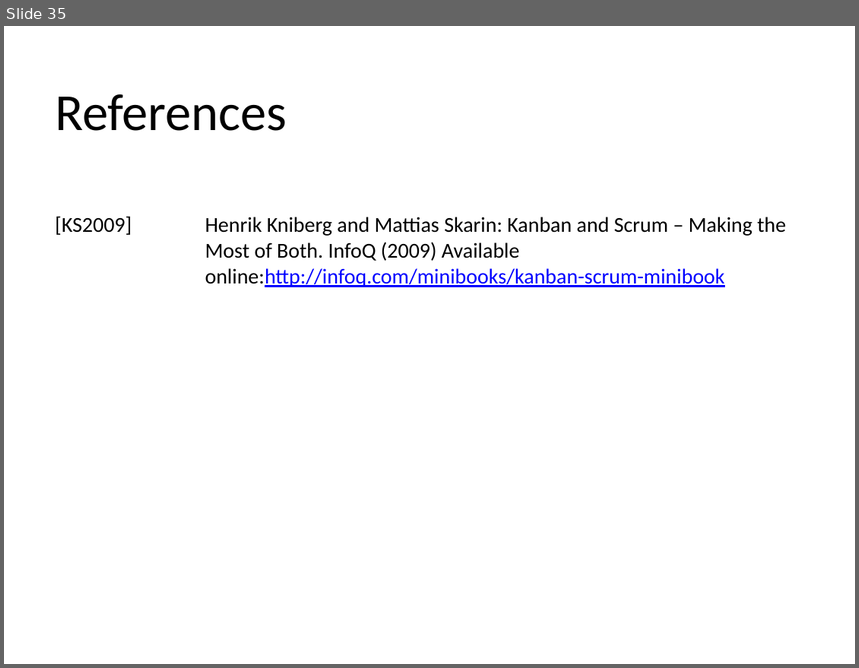
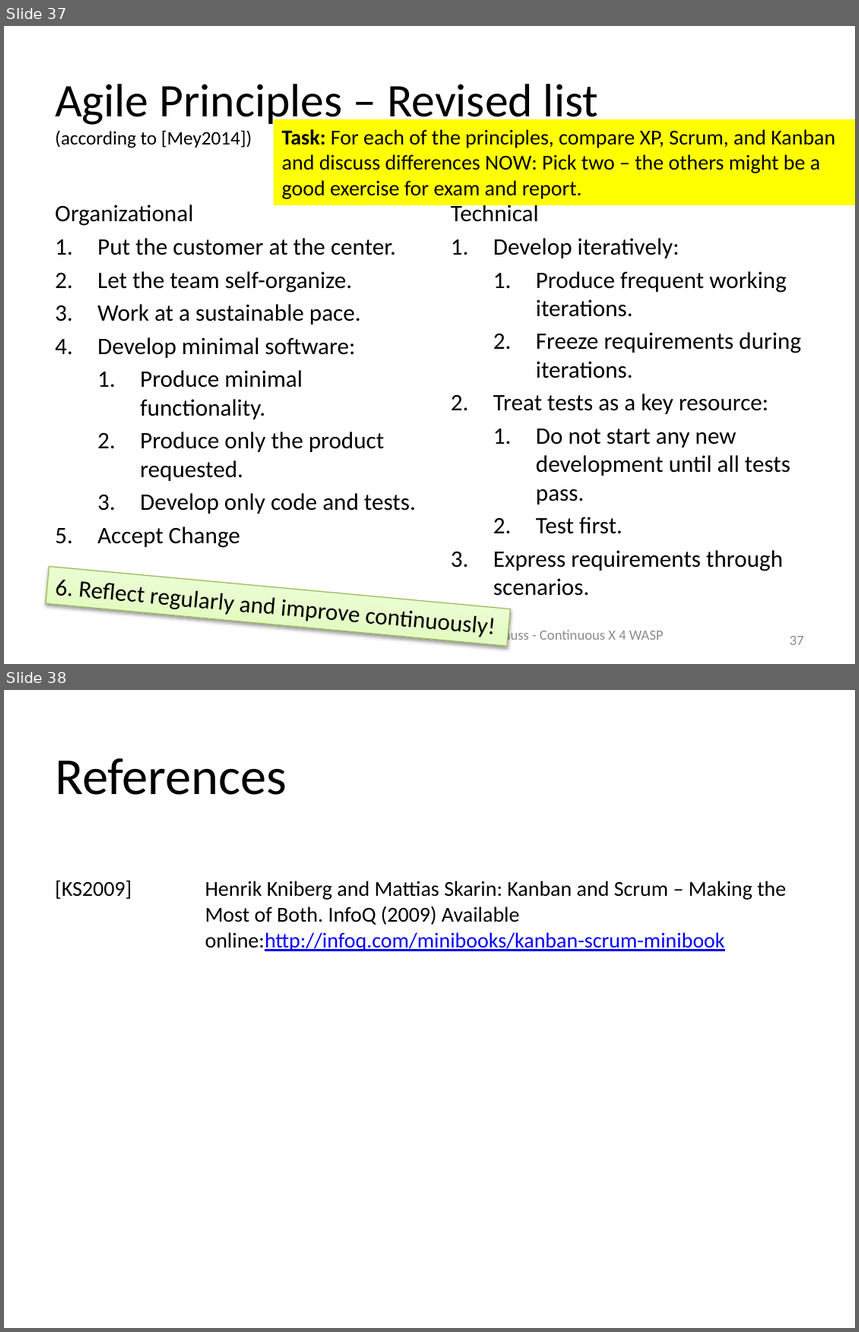
Before and after one commit to oerich/EDA397, a slide deck: Slides/src/2017/agile-dev-processes-4-principles.pptx. Shown one above the other, each under a label of ours: slide 35 before the commit, slides 37 and 38 after it. The pictures are 859x668 and 859x1332 pixels, drawn with LibreOffice and Linux fonts; fonts in the diff are those of the drawing; background and template pictures are left out. Boxes give left, top, right and bottom in pixels: in the first picture for what was removed or moved away, otherwise in the second. Text is boxed around its words. In the diff, an @@ line names an element or a change of style, - is before the commit and + after.

```diff
--- a/Slides/src/2017/agile-dev-processes-4-principles.pptx
+++ b/Slides/src/2017/agile-dev-processes-4-principles.pptx
@@ slide 37 added at <box>4,26,855,664</box>, background #FFFFFF @@
@@ title added at <box>55,84,598,148</box>, 39.6 pt, text #000000 @@
+Agile Principles – Revised list
+(according to [Mey2014])
@@ rectangle added at <box>274,119,855,205</box>, fill #FFFF00, 18 pt, text #000000 @@
+Task: For each of the principles, compare XP, Scrum, and Kanban and discuss differences NOW: Pick two – the others might be a good exercise for exam and report.
@@ text added at <box>55,205,416,548</box>, 20 pt, text #000000 @@
+Organizational
+1. Put the customer at the center.
+2. Let the team self-organize.
+3. Work at a sustainable pace.
+4. Develop minimal software:
+  1. Produce minimal functionality.
+  2. Produce only the product requested.
+  3. Develop only code and tests.
+5. Accept Change
@@ text added at <box>451,202,801,596</box>, 20 pt, text #000000 @@
+Technical
+1. Develop iteratively:
+  1. Produce frequent working iterations.
+  2. Freeze requirements during iterations.
+2. Treat tests as a key resource:
+  1. Do not start any new development until all tests pass.
+  2. Test first.
+3. Express requirements through scenarios.
@@ rectangle added at <box>46,566,510,647</box>, fill gradient #DAFDA7 to #E4FCC2 to #F5FFE7, outline #98B955 0.75 pt, 20 pt, text #000000 @@
+6. Reflect regularly and improve continuously!
@@ text added at <box>465,629,664,645</box>, 12 pt, text #8C8C8C @@
+Eric Knauss - Continuous X 4 WASP
@@ page number added at <box>790,636,804,645</box>, 12 pt, text #8C8C8C @@
+37
@@ what was slide 35 is now slide 38 @@
```
Also in this commit, not shown: 17 slides changed, 3 other slides added, 1 slide removed.
